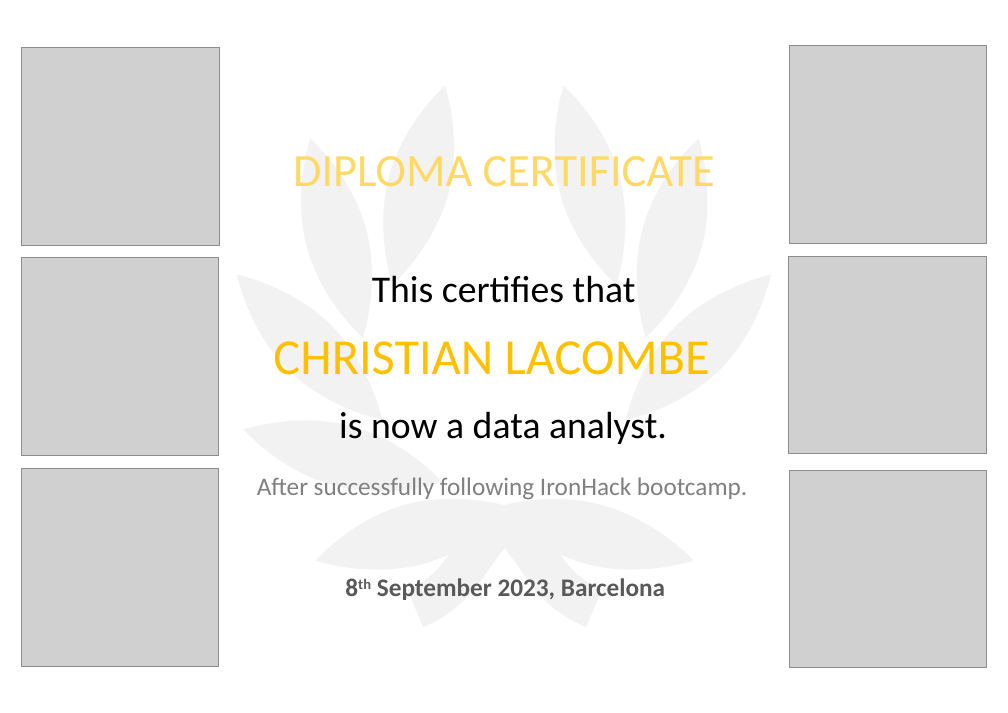
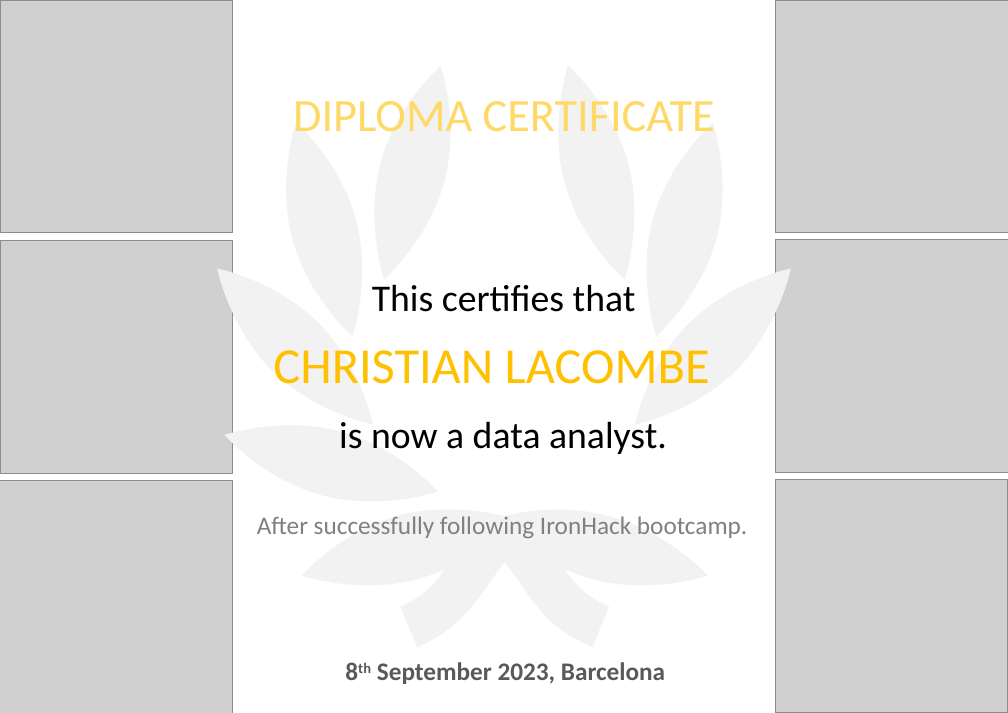
Before and after one commit to PRF-Development/DataAnalysisExtras, a slide deck: slide 1 of certificates/_sample.pptx. Drawn at 1008x713 pixels with LibreOffice and Linux fonts; fonts in the diff are those of the drawing; grey boxes stand for pictures. Boxes give left, top, right and bottom in pixels: in the first picture for what was removed or moved away, otherwise in the second. Text is boxed around its words. In the diff, an @@ line names an element or a change of style, - is before the commit and + after.

Commit message:
reshaped

```diff
--- a/certificates/_sample.pptx
+++ b/certificates/_sample.pptx
@@ picture resized from (x1=22, y1=47, x2=219, y2=245) to (x1=0, y1=0, x2=233, y2=233) @@
@@ picture resized from (x1=789, y1=46, x2=986, y2=243) to (x1=775, y1=0, x2=1008, y2=233) @@
@@ text "DIPLOMA CERTIFICATE" moved from (x1=293, y1=156, x2=715, y2=187) to (x1=293, y1=101, x2=715, y2=132) @@
@@ freeform shape resized from (x1=384, y1=86, x2=454, y2=285) to (x1=374, y1=66, x2=450, y2=279) @@
@@ freeform shape resized from (x1=554, y1=86, x2=625, y2=285) to (x1=559, y1=66, x2=635, y2=279) @@
@@ freeform shape resized from (x1=301, y1=139, x2=372, y2=338) to (x1=286, y1=122, x2=362, y2=336) @@
@@ freeform shape resized from (x1=637, y1=139, x2=708, y2=338) to (x1=647, y1=122, x2=723, y2=336) @@
@@ picture resized from (x1=22, y1=258, x2=219, y2=455) to (x1=0, y1=240, x2=233, y2=473) @@
@@ freeform shape resized from (x1=237, y1=274, x2=382, y2=420) to (x1=217, y1=268, x2=373, y2=424) @@
@@ freeform shape resized from (x1=626, y1=274, x2=771, y2=420) to (x1=635, y1=268, x2=792, y2=424) @@
@@ picture resized from (x1=789, y1=256, x2=986, y2=454) to (x1=776, y1=240, x2=1008, y2=473) @@
@@ 3 texts moved together from (x1=273, y1=275, x2=710, y2=444) to (x1=273, y1=284, x2=710, y2=454) @@
@@ freeform shape resized from (x1=244, y1=421, x2=442, y2=491) to (x1=224, y1=425, x2=437, y2=501) @@
@@ picture resized from (x1=789, y1=470, x2=986, y2=667) to (x1=775, y1=479, x2=1008, y2=712) @@
@@ picture resized from (x1=22, y1=469, x2=219, y2=667) to (x1=0, y1=480, x2=233, y2=713) @@
@@ text "After successfully following IronHack bootcamp." moved from (x1=257, y1=477, x2=747, y2=499) to (x1=257, y1=516, x2=747, y2=538) @@
@@ freeform shape resized from (x1=316, y1=499, x2=694, y2=628) to (x1=302, y1=510, x2=708, y2=648) @@
@@ text "8th September 2023, Barcelona" moved from (x1=377, y1=578, x2=665, y2=600) to (x1=377, y1=662, x2=665, y2=684) @@
```
